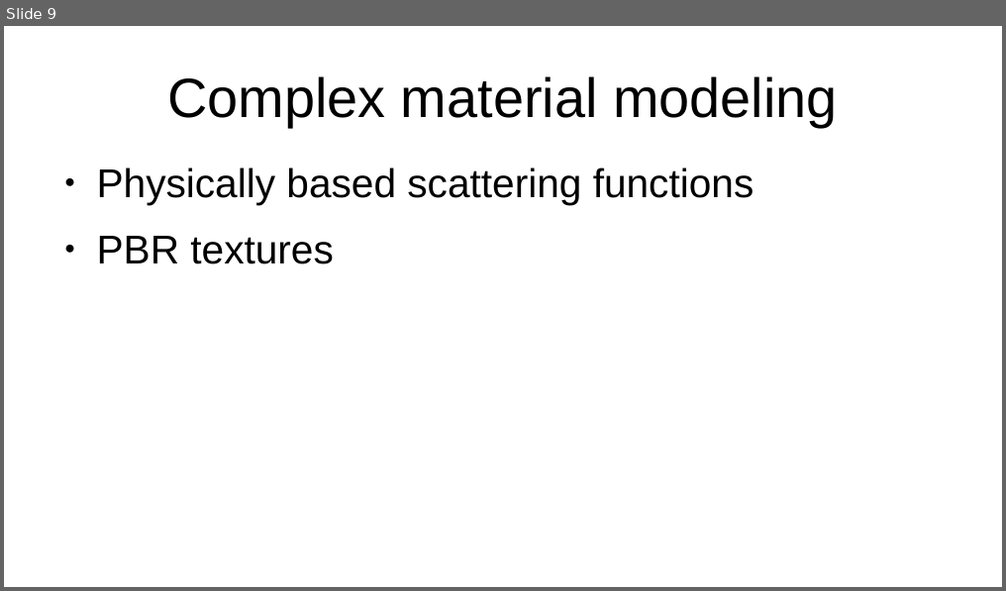
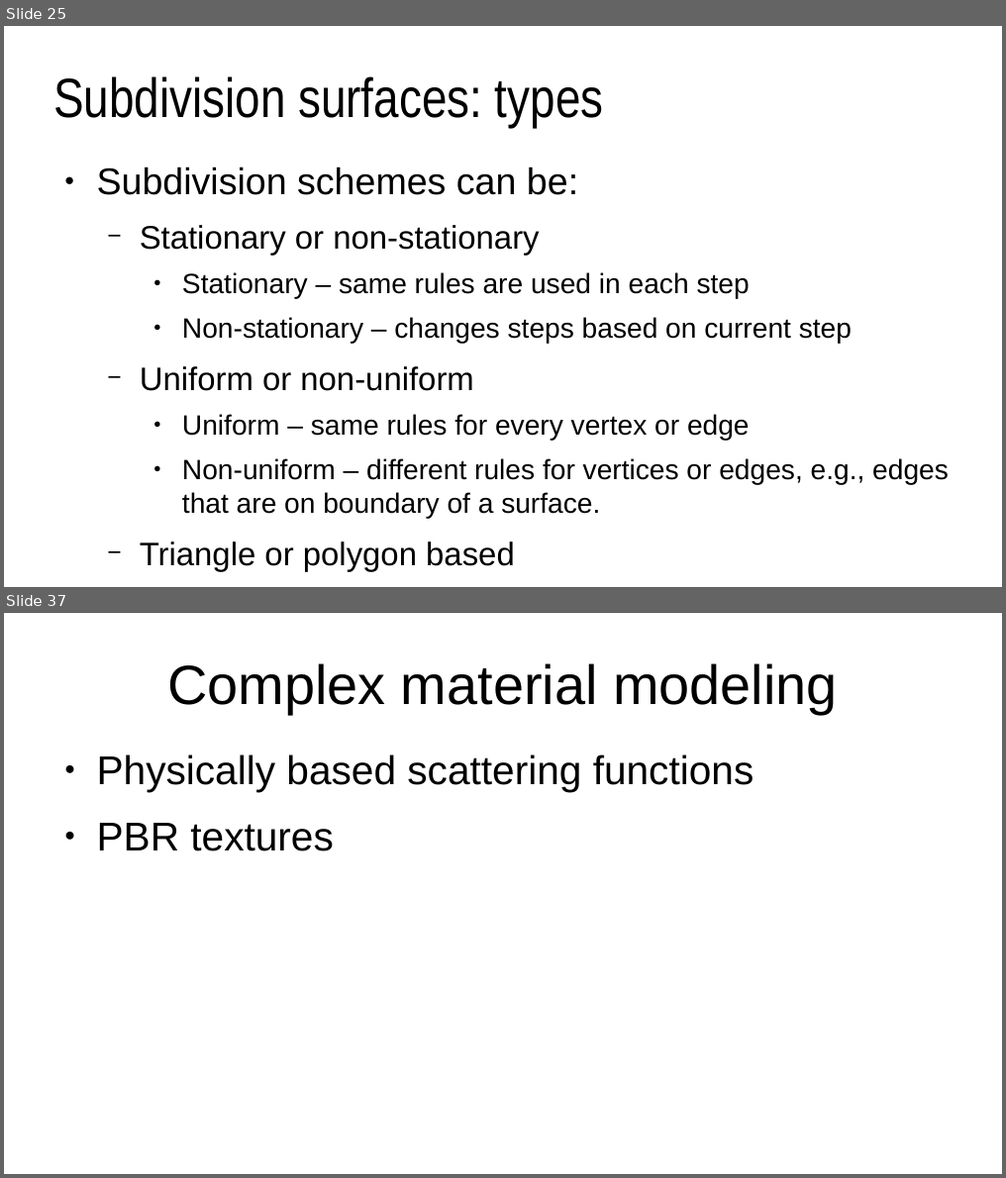
Before and after one commit to lorentzo/IntroductionToComputerGraphics, a slide deck: lectures/6_more_3D_scene/1_intro.odp. Shown one above the other, each under a label of ours: slide 9 before the commit, slides 25 and 37 after it; the slides between them are not shown. The pictures are 1006x591 and 1006x1178 pixels, drawn with LibreOffice and Linux fonts; fonts in the diff are those of the drawing. Boxes give left, top, right and bottom in pixels: in the first picture for what was removed or moved away, otherwise in the second. Text is boxed around its words. In the diff, an @@ line names an element or a change of style, - is before the commit and + after.

```diff
--- a/lectures/6_more_3D_scene/1_intro.odp
+++ b/lectures/6_more_3D_scene/1_intro.odp
@@ slide 25 added at (x1=4, y1=26, x2=1002, y2=587), background #FFFFFF @@
@@ title added at (x1=54, y1=76, x2=604, y2=127), 44 pt, text #000000 @@
+Subdivision surfaces: types
@@ text added at (x1=97, y1=167, x2=948, y2=571), 22.2 pt, text #000000 @@
+● Subdivision schemes can be:
+  − Stationary or non-stationary
+    ● Stationary – same rules are used in each step
+    ● Non-stationary – changes steps based on current step
+  − Uniform or non-uniform
+    ● Uniform – same rules for every vertex or edge
+    ● Non-uniform – different rules for vertices or edges, e.g., edges that are on boundary of a surface.
+  − Triangle or polygon based
@@ what was slide 9 is now slide 37 @@
```
Also in this commit, not shown: 3 slides changed, 30 other slides added, 1 slide removed, 8 other files.
